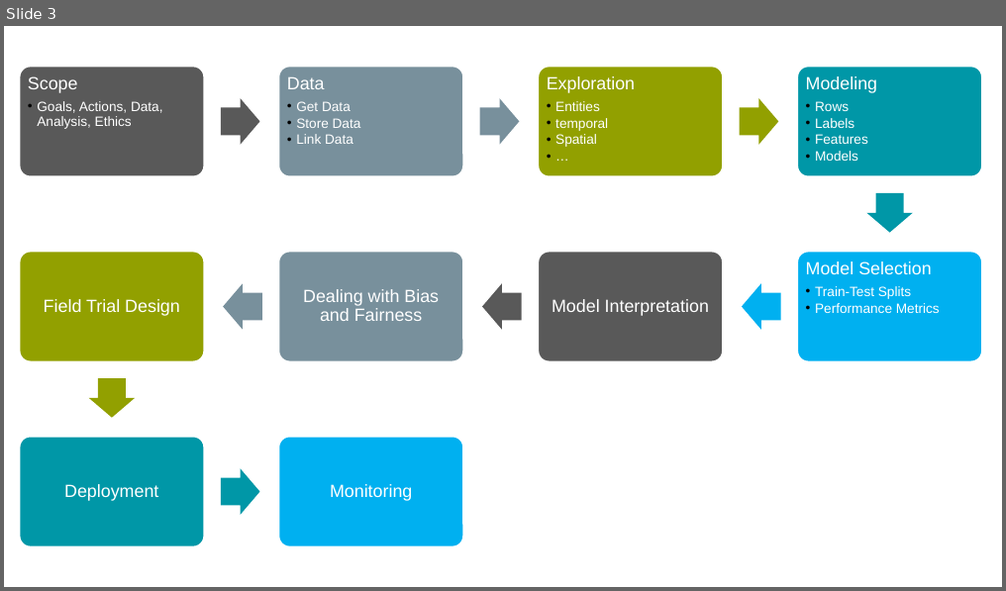
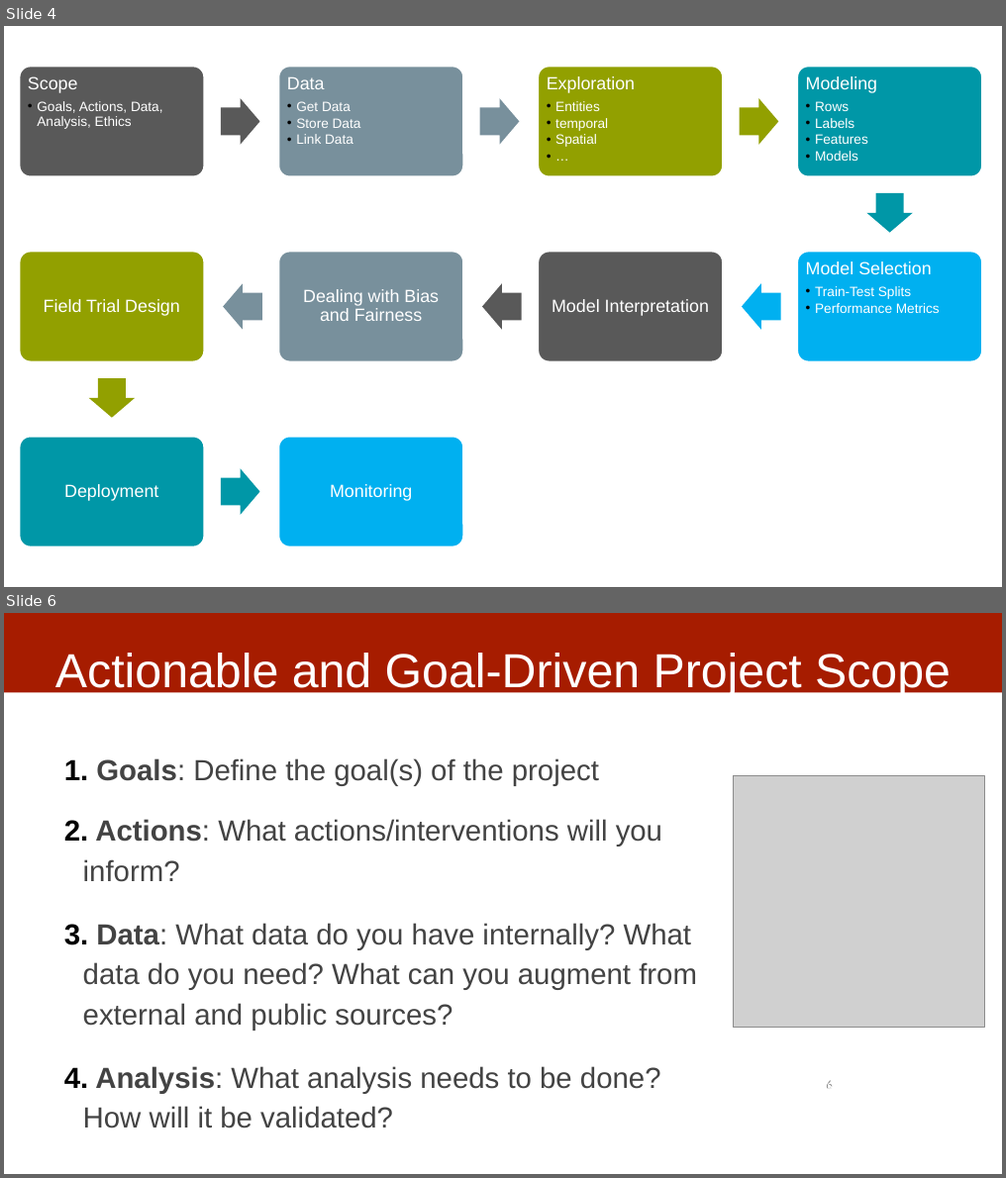
Before and after one commit to dssg/MLinPractice, a slide deck: Lectures/Lecture11-Module1Review.pptx. Shown one above the other, each under a label of ours: slide 3 before the commit, slides 4 and 6 after it; the slides between them are not shown. The pictures are 1006x591 and 1006x1178 pixels, drawn with LibreOffice and Linux fonts; fonts in the diff are those of the drawing; grey boxes stand for pictures. Boxes give left, top, right and bottom in pixels: in the first picture for what was removed or moved away, otherwise in the second. Text is boxed around its words. In the diff, an @@ line names an element or a change of style, - is before the commit and + after.

```diff
--- a/Lectures/Lecture11-Module1Review.pptx
+++ b/Lectures/Lecture11-Module1Review.pptx
@@ slide 6 added at [4, 613, 1002, 1174], background #FFFFFF @@
@@ rectangle added at [4, 613, 1002, 692], fill #A61C00 @@
@@ title added at [55, 653, 950, 697], 46 pt, text #FFFFFF @@
+Actionable and Goal-Driven Project Scope
@@ text added at [83, 759, 697, 1129], 28 pt, text #434343 @@
+1. Goals: Define the goal(s) of the project
+2. Actions: What actions/interventions will you inform?
+3. Data: What data do you have internally? What data do you need? What can you augment from external and public sources?
+4. Analysis: What analysis needs to be done?
+   How will it be validated?
@@ picture added at [734, 776, 985, 1028] @@
@@ text added at [153, 1078, 254, 1092], 12 pt, text #FFFFFF @@
+dsapp.uchicago.edu
@@ text added at [437, 1070, 606, 1089], 12 pt, text #FFFFFF @@
+Center for Data Science and Public Policy
+University of Chicago
@@ text added at [750, 1080, 833, 1088], 12 pt, text #FFFFFF @@
+@datascifellows
@@ page number added at [826, 1080, 832, 1088], 12 pt, text #888888 @@
+6
@@ what was slide 3 is now slide 4 @@
```
Also in this commit, not shown: 2 slides changed, 17 other slides added.
